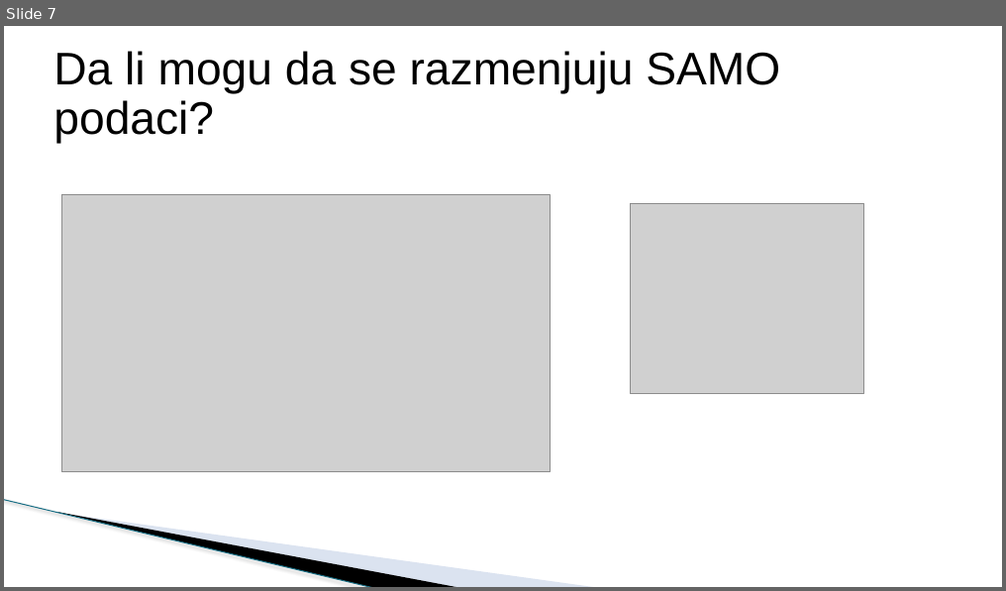
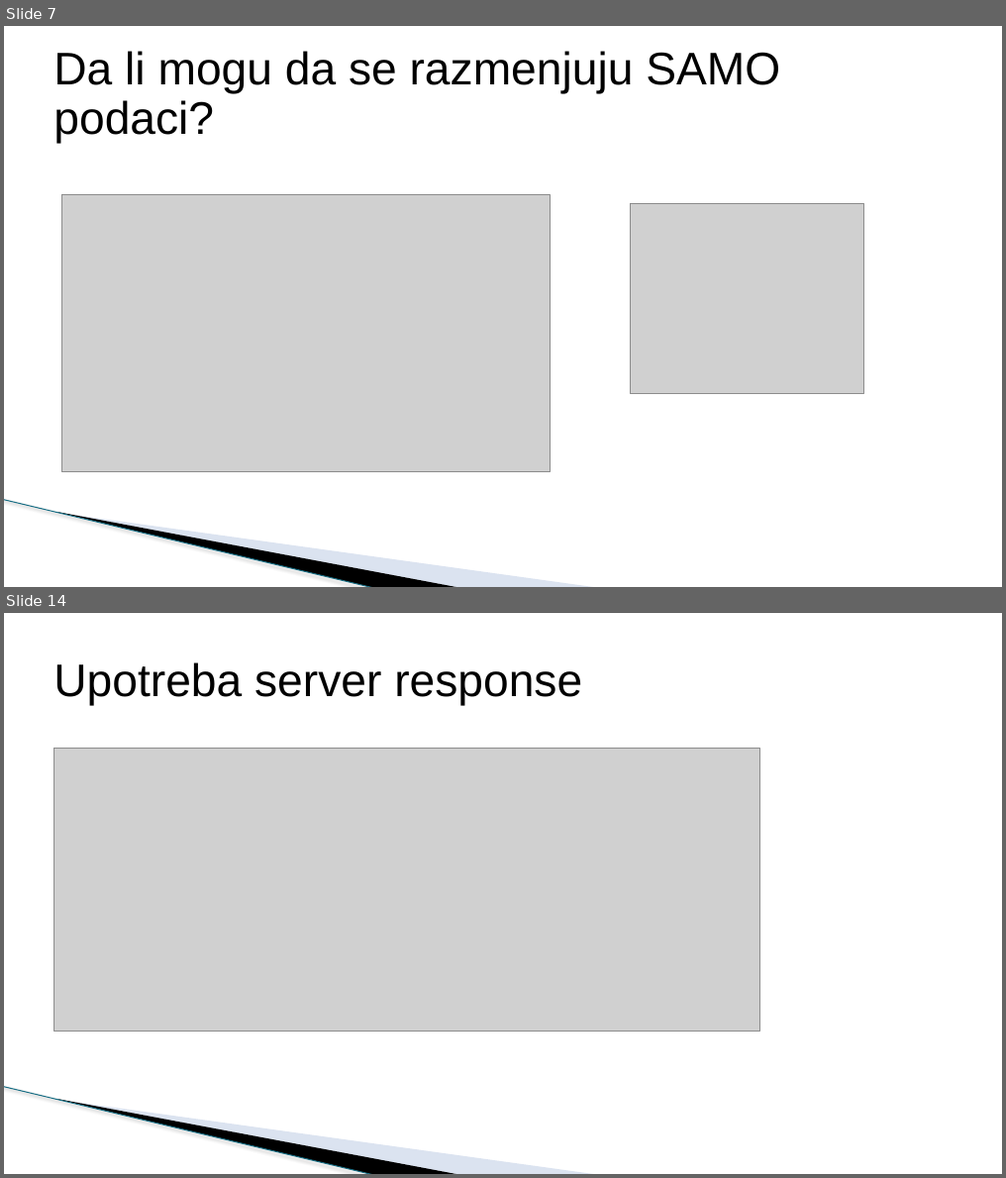
Before and after one commit to todalexcode/kurs-front-end, a slide deck: sesija-26/PPT/Front-End Developer-26.pptx. Shown one above the other, each under a label of ours: slide 7 before the commit, slides 7 and 14 after it; the slides between them are not shown. The pictures are 1006x591 and 1006x1178 pixels, drawn with LibreOffice and Linux fonts; fonts in the diff are those of the drawing; grey boxes stand for pictures; background and template pictures are left out. Boxes give left, top, right and bottom in pixels: in the first picture for what was removed or moved away, otherwise in the second. Text is boxed around its words. In the diff, an @@ line names an element or a change of style, - is before the commit and + after.

```diff
--- a/sesija-26/PPT/Front-End Developer-26.pptx
+++ b/sesija-26/PPT/Front-End Developer-26.pptx
@@ slide 14 added at box(4, 613, 1002, 1174), background #FFFFFF; not listed: 3 template elements that a slide beside it also shows @@
@@ title added at box(54, 663, 582, 706), 44 pt, text #000000 @@
+Upotreba server response
@@ picture added at box(54, 749, 760, 1032) @@
```
Also in this commit, not shown: 7 other slides added, 6 other files.
